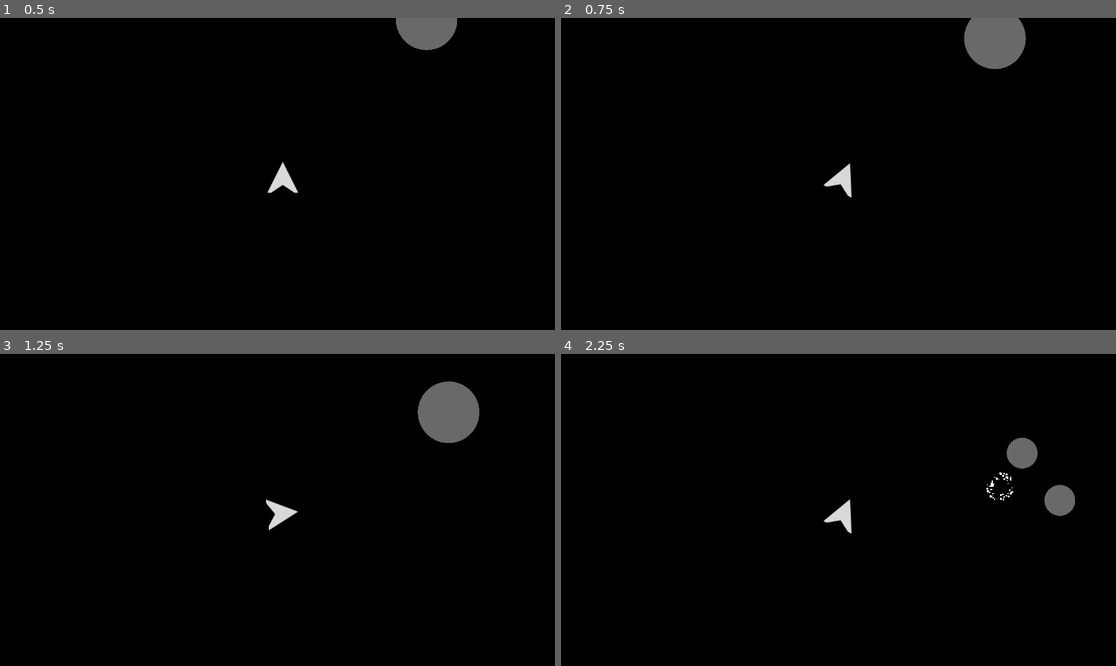
Above: before the commit, frames 1-4 (two rows, left to right).
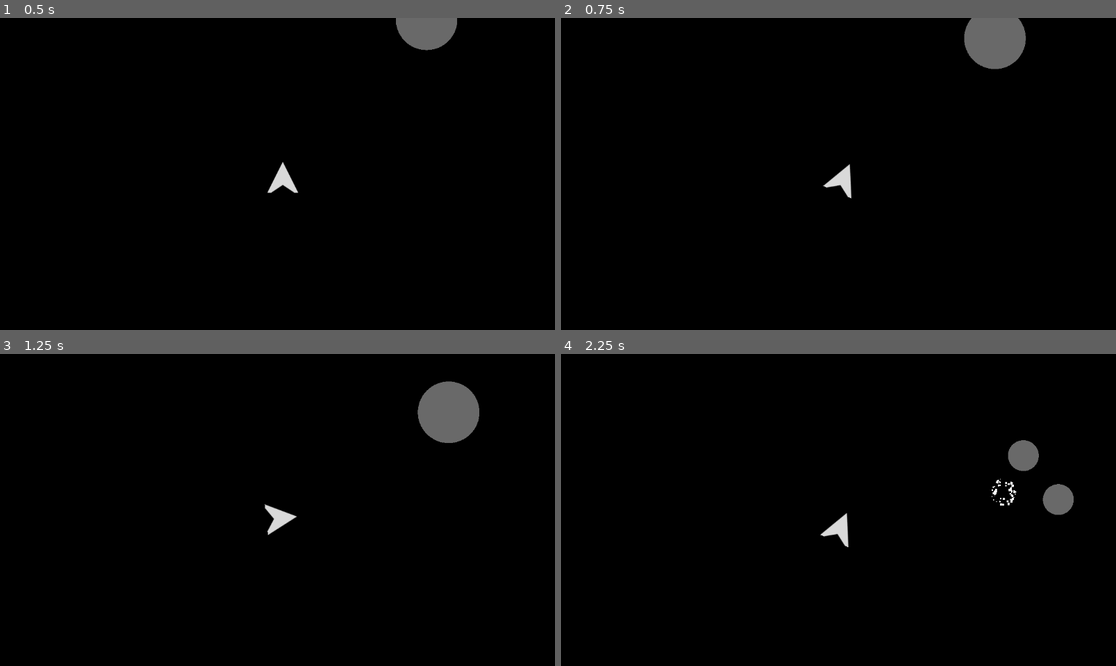
Above: after the commit, the same moments.

Repository: DevlinRocha/asteroids
Game: Godot game, scene res://scenes/main.tscn
The game is run twice, just before and just after one commit, with the same random seed, the same clock (stepped at 60 frames per second) and the same inputs.
Inputs:
- Up to frame 1 (0.5 s): no input
- Up to frame 2 (0.75 s): hold D (right) from 0.53 s (still down); tap S (decelerate) at 0.6 s
- Up to frame 3 (1.25 s): keep holding D (right)
- Up to frame 4 (2.25 s): release D (right) at 1.28 s; hold A (left) 1.28-2.03 s; tap Space (shoot) at 1.35 s; hold D (right) from 2.03 s (still down); tap S (decelerate) at 2.1 s

Frame 1 is identical in both runs. In frame 2, less than 0.1% of the frame differs, in the area x 47-53%, y 46-58%; in frame 3, 0.2%; in frame 4, 0.8%, in the area x 46-93%, y 26-62%.

Commit message:
pressing decelerate action decelerates player ship

Diff:
--- a/scripts/player.gd
+++ b/scripts/player.gd
@@ -30,6 +30,9 @@
 	if acceleration == -1:
 		accelerate()
 		velocity += transform.y * acceleration * SPEED * delta
+	elif acceleration == 1:
+		accelerate()
+		velocity += transform.y * SPEED * delta
 	else:
 		audio_stream_player.stop()
 
